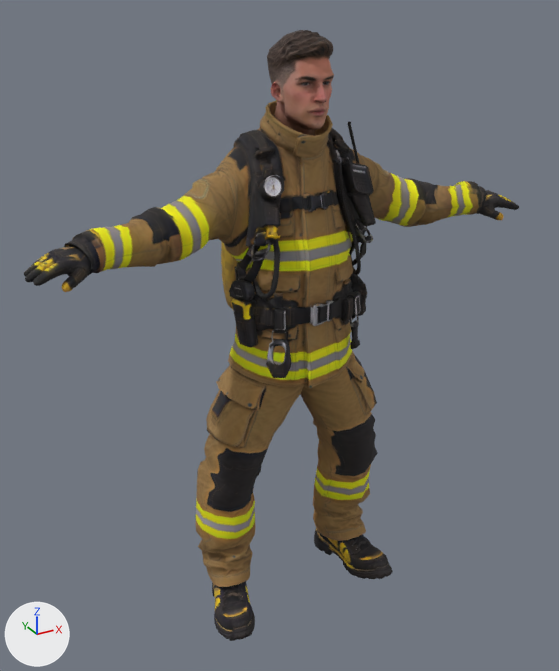
The glTF model assets/npcs/bruno-martin.glb: old version first, new version second.
Rendered twice from a camera (50 mm lens) standing at (-1.091, -1.813, 0.974) and looking at (-0.034, 0.108, 0.014). Every picture has the same lights, and +X, +Y and +Z are marked at lower left. The older version comes first. Where no turn or scale is listed for an object, it has been applied to the vertices. Vertices at exactly the same position are counted once.

Objects in the first picture: 'bruno-martin'.
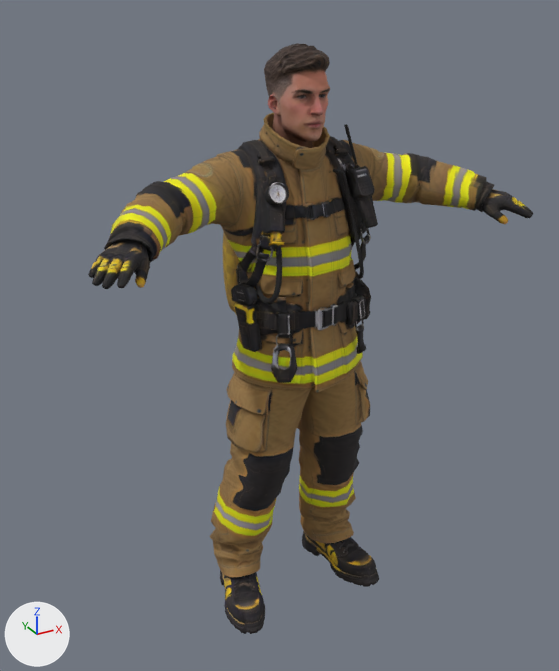
Edits to the bpy script that builds the scene:
```text
Change me_bruno_martin:
    remove me_bruno_martin.from_pydata(...)  # 9521 vertices, 18538 faces; spans x -0.78..0.78, y -0.12..0.38, z -0.93..0.89
    add me_bruno_martin.from_pydata(...)  # 9521 vertices, 18538 faces; spans x -0.67..0.67, y -0.23..0.37, z -0.91..0.86
    me_bruno_martin part 1: the loose piece of 101 vertices spanning x -0.17..-0.1, y -0.09..-0.05, z -0.03..0.09 is moved by (0.0, -0.03, 0.0)
    me_bruno_martin part 2: the loose piece of 388 vertices spanning x -0.78..-0.57, y -0.04..0.09, z 0.32..0.43 is multiplied about its middle by the matrix ((0.825, -0.548, -0.138), (0.552, 0.834, -0.008), (0.119, -0.069, 0.99)), then moved by (0.1, -0.15, 0.03)
    me_bruno_martin part 3: the loose piece of 163 vertices spanning x -0.22..-0.17, y -0.01..0.07, z 0.05..0.2 is moved by (0.0, -0.02, -0.01)
    me_bruno_martin part 4: the loose piece of 48 vertices spanning x -0.15..-0.1, y -0.07..-0.05, z 0.08..0.12 is moved by (0.0, -0.03, 0.0)
    me_bruno_martin part 5: the loose piece of 249 vertices spanning x -0.19..-0.01, y -0.09..0.2, z 0.09..0.22 is moved by (0.0, -0.02, -0.01)
    me_bruno_martin part 6: the loose piece of 64 vertices spanning x -0.22..-0.18, y -0.02..0.08, z 0.15..0.25 is multiplied about its middle by the matrix ((0.957, 0.002, 0.006), (-0.117, 1.038, 0.058), (-0.131, 0.009, 1.001)), then moved by (0.0, -0.02, -0.01)
    me_bruno_martin part 7: the loose piece of 96 vertices spanning x -0.03..0.04, y -0.09..-0.06, z 0.11..0.18 is moved by (0.0, -0.03, 0.0)
    me_bruno_martin part 8: the loose piece of 230 vertices spanning x -0.17..-0.1, y -0.07..0.04, z 0.21..0.4 is moved by (0.0, -0.02, -0.01)
    me_bruno_martin part 9: the loose piece of 63 vertices spanning x -0.2..-0.14, y -0.05..-0.01, z 0.32..0.37 is multiplied about its middle by the matrix ((0.755, -0.015, 0.012), (-0.192, 0.672, -0.114), (-0.456, 0.203, 1.044)), then moved by (0.01, -0.01, 0.0)
    me_bruno_martin part 10: the loose piece of 80 vertices spanning x -0.04..0.03, y -0.05..-0.03, z 0.43..0.49 is moved by (0.0, -0.01, -0.02)
    me_bruno_martin part 11: the loose piece of 121 vertices spanning x -0.15..-0.09, y -0.03..0.02, z 0.47..0.54 is moved by (0.0, -0.03, -0.01)
    me_bruno_martin part 12: the loose piece of 45 vertices spanning x -0.13..-0.03, y -0.05..0.04, z 0.43..0.48 is multiplied about its middle by the matrix ((0.849, -0.166, 0.119), (0.175, 0.853, -0.058), (-0.105, 0.08, 0.863)), then moved by (0.0, -0.02, -0.01)
    me_bruno_martin part 13: the loose piece of 30 vertices spanning x -0.14..-0.09, y 0.03..0.07, z 0.57..0.6 is moved by (0.0, -0.01, -0.02)
    me_bruno_martin part 14: the loose piece of 1403 vertices spanning x -0.08..0.09, y -0.07..0.16, z 0.56..0.89 is scaled about its middle by (1, 0.991, 1), then moved by (0.0, 0.02, -0.03)
    me_bruno_martin part 15: the loose piece of 50 vertices spanning x 0.08..0.16, y -0.08..-0.02, z 0.09..0.17 is moved by (0.0, -0.02, 0.0)
    me_bruno_martin part 16: the loose piece of 48 vertices spanning x 0.1..0.15, y -0.07..-0.05, z 0.08..0.12 is moved by (0.0, -0.03, 0.0)
    me_bruno_martin part 17: the loose piece of 248 vertices spanning x 0.02..0.19, y -0.08..0.2, z 0.09..0.22 is moved by (0.0, -0.02, 0.0)
    me_bruno_martin part 18: the loose piece of 38 vertices spanning x 0.11..0.15, y -0.08..-0.05, z 0.0..0.09 is moved by (0.0, -0.03, 0.0)
    me_bruno_martin part 19: 5554 of 9521 vertices moved; they spanned x -0.66..0.78, y -0.12..0.35, z -0.93..0.78 and now span x -0.6..0.67, y -0.23..0.34, z -0.91..0.75; mean shift (-0.01, -0.03, 0.01); largest move (0.78, 0.0, 0.35) -> (0.65, -0.2, 0.38)
    other edits to the shape of me_bruno_martin do not show in these pictures
```

Changed parts and their boxes (x1, y1, x2, y2) in the pictures (559 x 671 px; the box of a moved part takes in the faces that stretch with it):
'bruno-martin', reshaped (10% narrower): before (24, 30, 519, 641); after (88, 43, 533, 634)
part 1 of me_bruno_martin, moved or reshaped: before (266, 339, 291, 378); after (271, 344, 297, 383)
part 2 of me_bruno_martin, moved or reshaped: before (24, 245, 91, 292); after (88, 240, 150, 289)
part 3 of me_bruno_martin, moved or reshaped: before (231, 298, 258, 348); after (234, 303, 262, 352)
part 4 of me_bruno_martin, moved or reshaped: before (271, 329, 288, 343); after (276, 334, 293, 347)
part 5 of me_bruno_martin, moved or reshaped: before (252, 293, 319, 334); after (255, 297, 324, 338)
part 6 of me_bruno_martin, moved or reshaped: before (229, 280, 255, 301); after (231, 284, 257, 306)
part 7 of me_bruno_martin, moved or reshaped: before (312, 300, 333, 327); after (317, 304, 338, 331)
part 8 of me_bruno_martin, moved or reshaped: before (253, 240, 280, 299); after (255, 246, 282, 304)
part 9 of me_bruno_martin, moved or reshaped: before (251, 240, 271, 261); after (256, 243, 274, 261)
part 10 of me_bruno_martin, moved or reshaped: before (303, 192, 329, 213); after (304, 201, 331, 221)
part 11 of me_bruno_martin, moved or reshaped: before (259, 175, 285, 201); after (265, 182, 289, 206)
part 12 of me_bruno_martin, moved or reshaped: before (279, 196, 311, 213); after (285, 205, 313, 219)
part 13 of me_bruno_martin, moved or reshaped: before (255, 147, 274, 159); after (258, 156, 275, 166)
part 14 of me_bruno_martin, moved or reshaped: before (267, 30, 334, 136); after (264, 43, 330, 148)
part 15 of me_bruno_martin, moved or reshaped: before (341, 291, 361, 325); after (346, 295, 365, 329)
part 16 of me_bruno_martin, moved or reshaped: before (350, 315, 359, 327); after (355, 319, 364, 331)
part 17 of me_bruno_martin, moved or reshaped: before (329, 277, 361, 320); after (334, 281, 366, 324)
part 18 of me_bruno_martin, moved or reshaped: before (350, 320, 360, 349); after (356, 324, 366, 354)
part 19 of me_bruno_martin, moved or reshaped: before (64, 81, 519, 641); after (104, 94, 533, 634)
